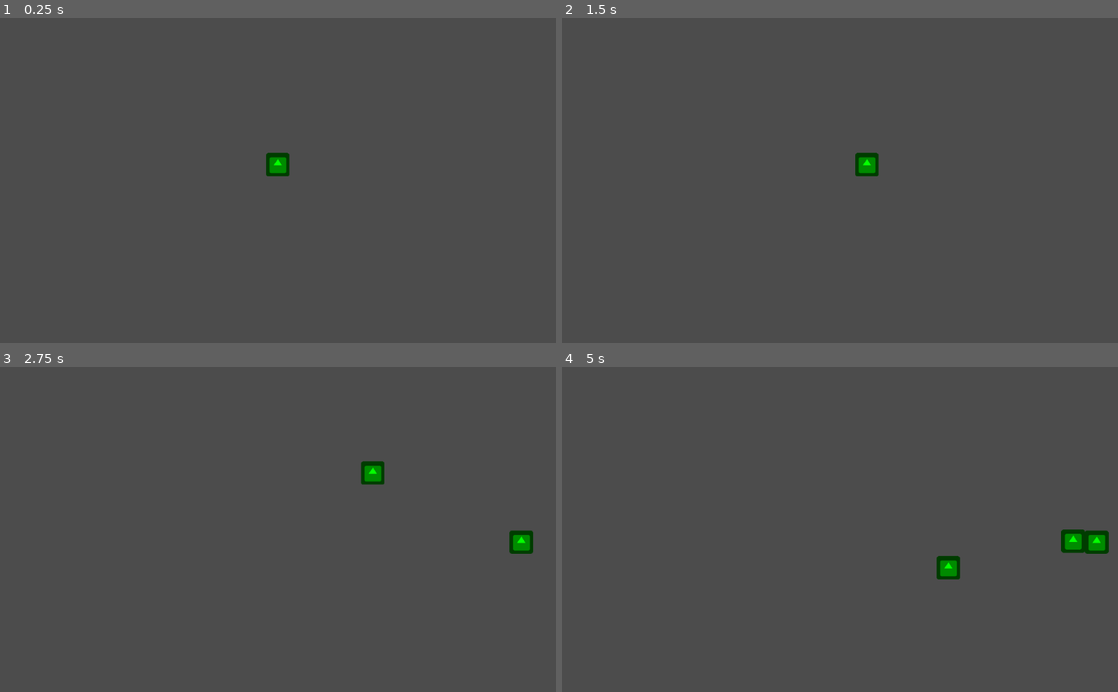
Above: before the commit, frames 1-4 (two rows, left to right).
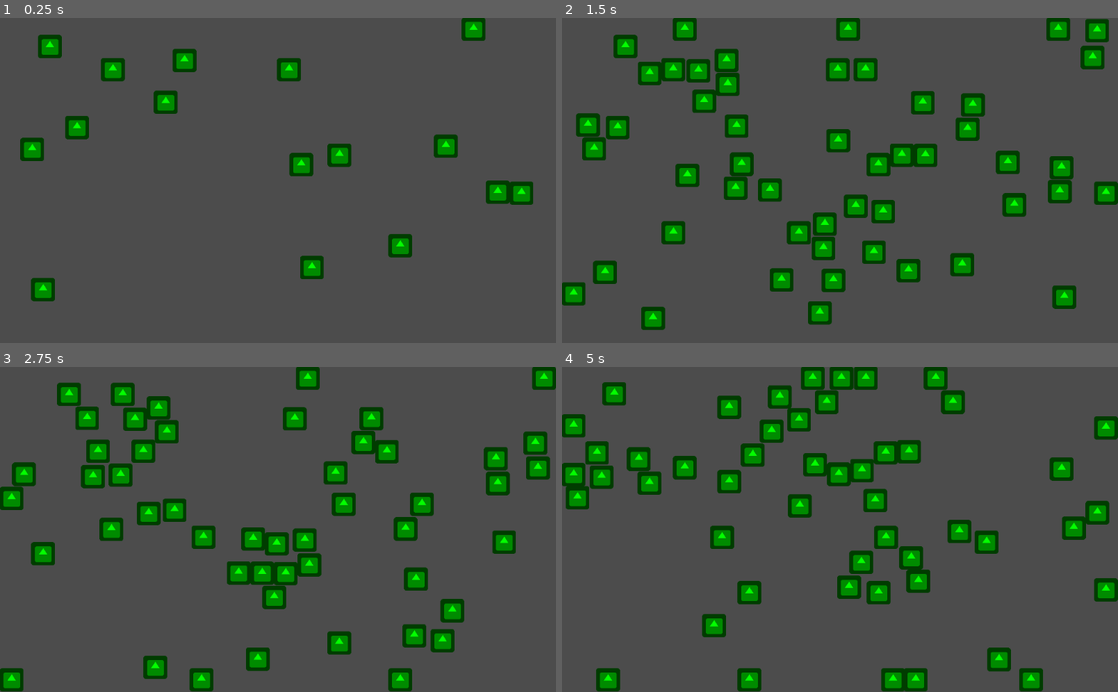
Above: after the commit, the same moments.

Repository: AxeDennis/Godot-screensaver-project
Game: Godot game, scene res://Node2D.tscn
The game is run twice, just before and just after one commit, with the same random seed, the same clock (stepped at 60 frames per second) and the same inputs. The engine's default icon, where the game draws it, is replaced by a stand-in: a white triangle on a blue panel in a dark square.
Inputs:
- Up to frame 1 (0.25 s): no input
- Up to frame 2 (1.5 s): no input
- Up to frame 3 (2.75 s): no input
- Up to frame 4 (5 s): no input

The runs differ from the first frame. In frame 1, 5.2% of the frame differs, in the area x 3-96%, y 0-88%; in frame 2, 16%; in frame 3, 16%; in frame 4, 16%, in the area x 0-100%, y 0-100%.

Commit message:
update 2020-09-25 09:53

Diff:
--- a/KinematicBody2D.gd
+++ b/KinematicBody2D.gd
@@ -20,4 +20,3 @@
 
 func _on_Timer_timeout():
 	direction = floor(rand_range(1,5))
-	print(direction)
--- a/Node2D.gd
+++ b/Node2D.gd
@@ -2,14 +2,18 @@
 
 const window_size = Vector2(1024, 600)
 var location = Vector2()
+var amount = 1
 
 func _ready():
 	randomize()
 
 func _on_Timer_timeout():
-	var scene = load("res://Kub.tscn")
-	var cube = scene.instance()
-	location.x = rand_range(1, window_size.x)
-	location.y = rand_range(1, window_size.y)
-	add_child(cube)
-	cube.position = location
+	if amount < 50:
+		var scene = load("res://Kub.tscn")
+		var cube = scene.instance()
+		location.x = rand_range(1, window_size.x)
+		location.y = rand_range(1, window_size.y)
+		amount += 1
+		add_child(cube)
+		cube.position = location
+		print("current: ", amount)
--- a/Node2D.tscn
+++ b/Node2D.tscn
@@ -13,7 +13,7 @@
 script = ExtResource( 3 )
 
 [node name="Timer" type="Timer" parent="."]
-wait_time = 2.0
+wait_time = 0.001
 autostart = true
 
 [node name="KinematicBody2D" parent="." instance=ExtResource( 1 )]
